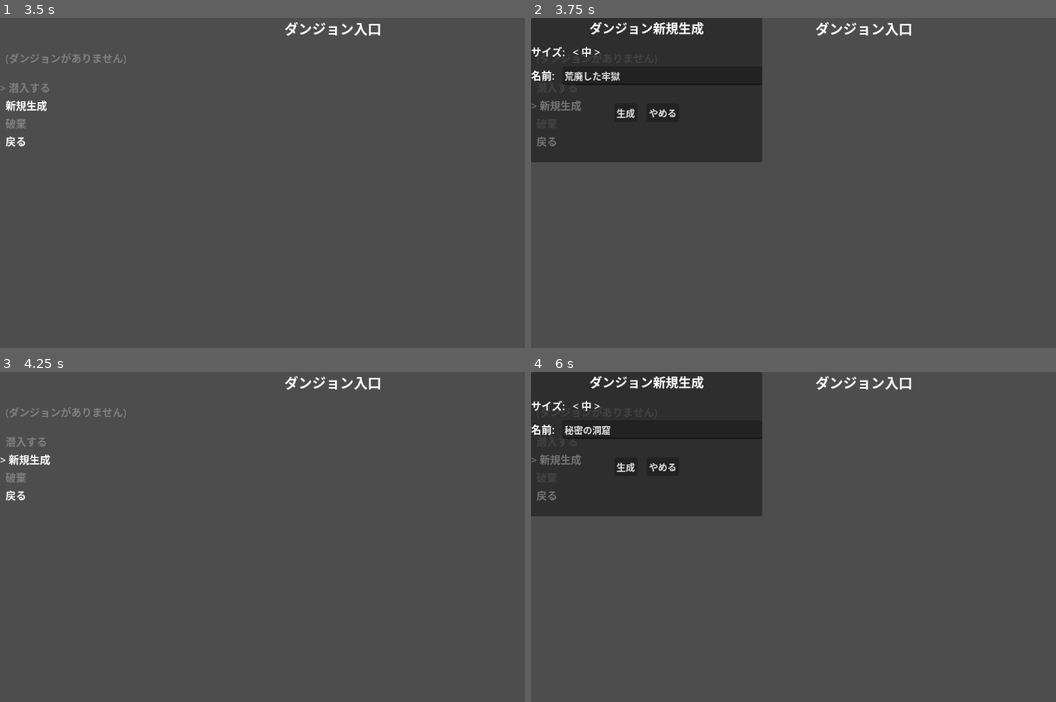
Above: before the commit, frames 1-4 (two rows, left to right).
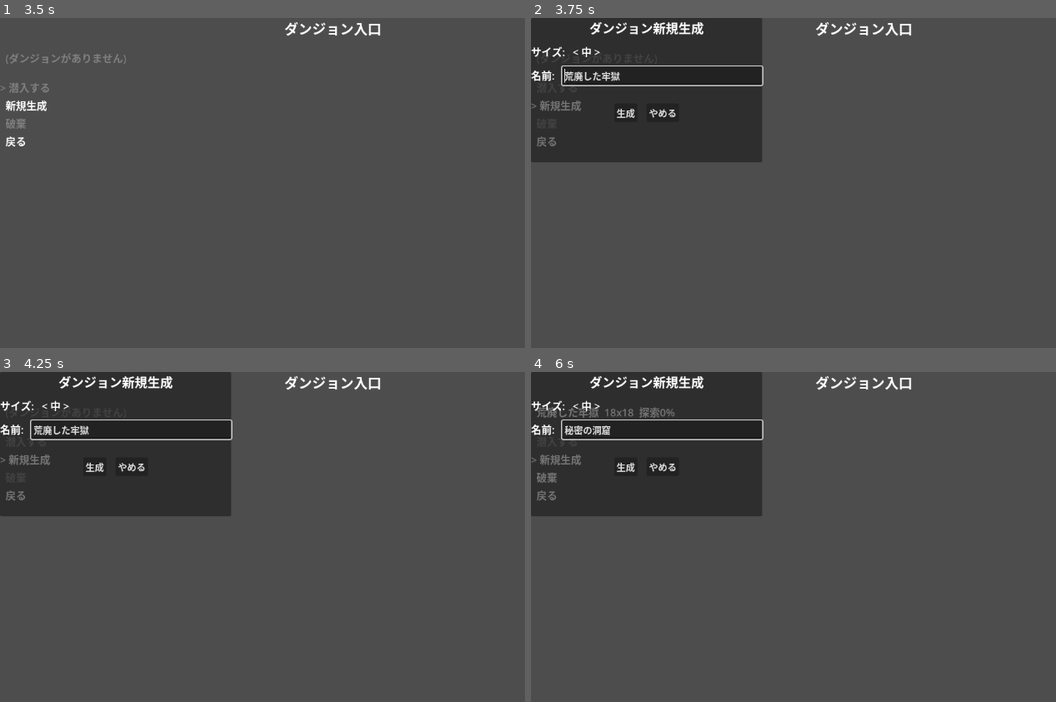
Above: after the commit, the same moments.

Repository: endo5501/DungeonMirundal2
Game: Godot game, scene res://src/main.tscn
Same seed, same stepped clock (60 frames per second), same inputs: the game is played once before the commit and once after it.
Inputs (mouse positions are in pixels of both pictures, inside the frame that each line leads up to):
- Up to frame 1 (3.5 s): tap Enter (ui_accept) at 0.5, 2 s; move the mouse to (299, 278) at 0.52 s; hold Up (ui_up) 0.53-1.25 s; hold Enter (ui_accept) 0.53-1.25 s; click (299, 278) at 0.67 s; drag from (outside the picture) to (299, 278) at 1.27 s; move the mouse to (131, 150) at 2.02 s; hold Left (ui_left) 2.03-2.75 s; hold Enter (ui_accept) 2.03-2.75 s; tap Alt at 2.1 s; drag from (367, 206) to (131, 150) at 2.77 s
- Up to frame 2 (3.75 s): tap Enter (ui_accept) at 3.5 s; move the mouse to (762, 110) at 3.52 s; hold Down (ui_down) from 3.53 s (still down); hold Enter (ui_accept) from 3.53 s (still down); tap Keypad Enter at 3.6 s
- Up to frame 3 (4.25 s): keep holding Down (ui_down); keep holding Enter (ui_accept); tap Escape (ui_cancel) at 4.15 s
- Up to frame 4 (6 s): release Down (ui_down) at 4.25 s; release Enter (ui_accept) at 4.25 s; drag from (1008, 540) to (762, 464) at 4.27 s; click (625, 467) at 5 s, where only the run after the commit has a clickable "生成"; tap Enter (ui_accept) at 5.75 s; move the mouse to (730, 576) at 5.77 s; hold Up (ui_up) from 5.78 s (still down); hold Enter (ui_accept) from 5.78 s (still down); tap R at 5.85 s; click (730, 576) at 5.92 s

Frame 1 is identical in both runs. In frame 2, 0.3% of the frame differs, in the area x 5-45%, y 14-21%; in frame 3, 19%, in the area x 0-45%, y 0-44%; in frame 4, 0.7%.

Commit message:
fix UX issues: LineEdit focus, input hijack, delete confirm dialog
- DungeonCreateDialog: grab_focus on name LineEdit at dialog open so
  keyboard users can immediately edit the generated name
- DungeonCreateDialog: skip Left/Right size cycling when LineEdit has
  focus, allowing normal caret movement during text editing
- DungeonEntrance: render visible delete confirmation dialog with
  dungeon name and はい/いいえ cursor selection, replacing the
  invisible mode-only confirm that allowed blind destructive actions

Co-Authored-By: Claude Opus 4.6 (1M context) <noreply@anthropic.com>

Diff:
--- a/src/town_scene/dungeon_create_dialog.gd
+++ b/src/town_scene/dungeon_create_dialog.gd
@@ -86,17 +86,19 @@
 	btn_hbox.add_child(cancel_btn)
 
 	_update_size_label()
+	_name_edit.grab_focus()
 
 func _update_size_label() -> void:
 	if _size_label:
 		_size_label.text = "< %s >" % get_size_label()
 
 func _unhandled_input(event: InputEvent) -> void:
-	if event.is_action_pressed("ui_left"):
+	var name_focused := _name_edit and _name_edit.has_focus()
+	if not name_focused and event.is_action_pressed("ui_left"):
 		cycle_size(-1)
 		_update_size_label()
 		get_viewport().set_input_as_handled()
-	elif event.is_action_pressed("ui_right"):
+	elif not name_focused and event.is_action_pressed("ui_right"):
 		cycle_size(1)
 		_update_size_label()
 		get_viewport().set_input_as_handled()
--- a/src/town_scene/dungeon_entrance.gd
+++ b/src/town_scene/dungeon_entrance.gd
@@ -21,6 +21,9 @@
 var _button_labels: Array[Label] = []
 var _vbox: VBoxContainer
 var _create_dialog: DungeonCreateDialog
+var _delete_confirm_container: PanelContainer
+var _delete_confirm_labels: Array[Label] = []
+var _delete_confirm_selected: int = 1  # default to いいえ
 
 func _init() -> void:
 	_button_menu = CursorMenu.new(BUTTON_ITEMS)
@@ -136,12 +139,63 @@
 			do_back()
 		get_viewport().set_input_as_handled()
 
+func _show_delete_confirm() -> void:
+	_mode = Mode.DELETE_CONFIRM
+	_delete_confirm_selected = 1  # default to いいえ
+	_delete_confirm_labels.clear()
+
+	_delete_confirm_container = PanelContainer.new()
+	_delete_confirm_container.set_anchors_and_offsets_preset(PRESET_CENTER)
+	_delete_confirm_container.custom_minimum_size = Vector2(350, 140)
+	add_child(_delete_confirm_container)
+
+	var vbox := VBoxContainer.new()
+	vbox.add_theme_constant_override("separation", 8)
+	_delete_confirm_container.add_child(vbox)
+
+	var dd := _registry.get_dungeon(selected_index)
+	var msg := Label.new()
+	msg.text = "「%s」を破棄しますか？" % dd.dungeon_name
+	msg.add_theme_font_size_override("font_size", 18)
+	msg.horizontal_alignment = HORIZONTAL_ALIGNMENT_CENTER
+	vbox.add_child(msg)
+
+	var spacer := Control.new()
+	spacer.custom_minimum_size.y = 4
+	vbox.add_child(spacer)
+
+	for option in ["はい", "いいえ"]:
+		var label := Label.new()
+		label.add_theme_font_size_override("font_size", FONT_SIZE)
+		vbox.add_child(label)
+		_delete_confirm_labels.append(label)
+	_update_delete_confirm_labels()
+
+func _update_delete_confirm_labels() -> void:
+	var options := ["はい", "いいえ"]
+	for i in range(_delete_confirm_labels.size()):
+		var prefix := CursorMenu.CURSOR_PREFIX if i == _delete_confirm_selected else CursorMenu.NO_CURSOR_PREFIX
+		_delete_confirm_labels[i].text = prefix + options[i]
+
+func _close_delete_confirm() -> void:
+	if _delete_confirm_container:
+		_delete_confirm_container.queue_free()
+		_delete_confirm_container = null
+	_delete_confirm_labels.clear()
+	_mode = Mode.LIST
+
 func _handle_delete_confirm_input(event: InputEvent) -> void:
-	if event.is_action_pressed("ui_accept"):
-		_confirm_delete()
+	if event.is_action_pressed("ui_up") or event.is_action_pressed("ui_down"):
+		_delete_confirm_selected = 1 - _delete_confirm_selected
+		_update_delete_confirm_labels()
+		get_viewport().set_input_as_handled()
+	elif event.is_action_pressed("ui_accept"):
+		if _delete_confirm_selected == 0:
+			_confirm_delete()
+		_close_delete_confirm()
 		get_viewport().set_input_as_handled()
 	elif event.is_action_pressed("ui_cancel"):
-		_mode = Mode.LIST
+		_close_delete_confirm()
 		get_viewport().set_input_as_handled()
 
 func _activate_button() -> void:
@@ -150,7 +204,7 @@
 	match _button_menu.selected_index:
 		0: do_enter()
 		1: _open_create_dialog()
-		2: _mode = Mode.DELETE_CONFIRM
+		2: _show_delete_confirm()
 		3: do_back()
 
 func _open_create_dialog() -> void:
@@ -182,7 +236,6 @@
 		if selected_index >= _registry.size():
 			selected_index = _registry.size() - 1
 		_build_ui()
-	_mode = Mode.LIST
 
 func get_dungeon_count() -> int:
 	if _registry == null:
